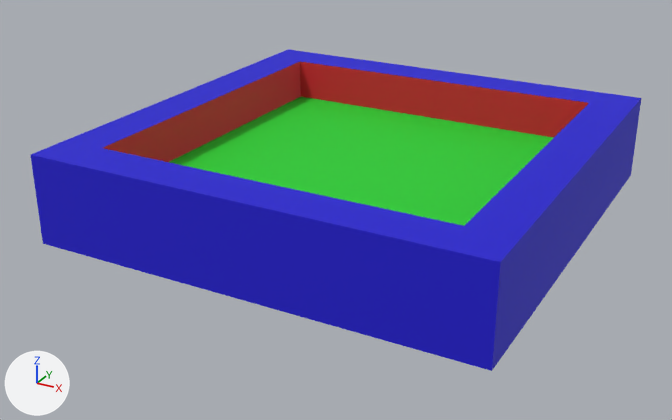
The OBJ model PA9/assets/newObjects/table.obj as it was, and as the next commit left it.
The view is the same before and after, from a camera (50 mm lens) standing at (9.01, -17.61, 7.57) and looking at (-0.32, -0.63, -0.91). Every picture has the same lights, and +X, +Y and +Z are marked at lower left. Where no turn or scale is listed for an object, it has been applied to the vertices.

The older version as bpy lines, for what is in view:
```python
me_cube = bpy.data.meshes.new('Cube')
me_cube.from_pydata(...)  # 16 vertices, 28 faces; spans x -5.0..5.0, y -5.0..5.0, z -1.0..1.0
# faces by material slot: [2, 2, 8, 16]
me_cube.materials.append(mat_material)  # light grey #d1d1d1
me_cube.materials.append(mat_material_001)  # green #20d12e
me_cube.materials.append(mat_material_002)  # red #d1232e
me_cube.materials.append(mat_material_003)  # blue #1b11d1
ob_cube = bpy.data.objects.new('Cube', me_cube)
ob_cube.location = (0.0, 0.0, 0.0)
```
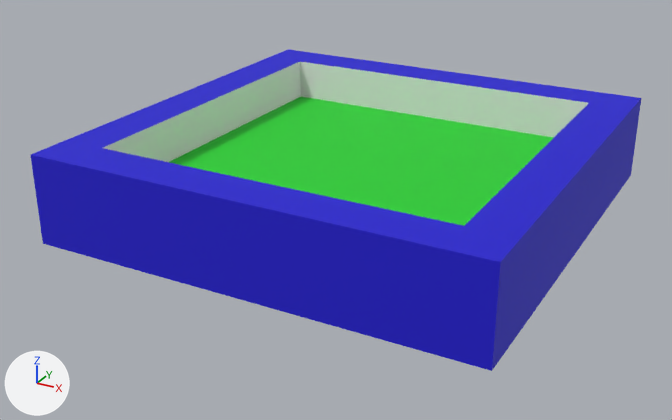
Location of each change, (x1, y1, x2, y2) in pixels of the pictures (672 x 420 px):
part 1 of me_cube, added
    after: (31, 49, 641, 371)

Patch to the scene script:
```diff
--- a/PA9/assets/newObjects/table.obj.py
+++ b/PA9/assets/newObjects/table.obj.py
@@ mat_material_004 @@
+mat_material_004 = principled_material('Material.004')
+mat_material_004.base_color = (0.8, 0.8, 0.8)  # white #e7e7e7
+mat_material_004.roughness = 1.0
@@ me_cube @@
 # used by ob_cube; location = (0.0, 0.0, 0.0)
-me_cube.from_pydata(...)  # 16 vertices, 28 faces; spans x -5.0..5.0, y -5.0..5.0, z -1.0..1.0
-me_cube.materials.append(mat_material)  # light grey #d1d1d1
+me_cube.from_pydata(...)  # 14338 vertices, 28672 faces; spans x -5.0..5.0, y -5.0..5.0, z -1.0..1.0
+# me_cube part 1: 14322 vertices added at x -5.0..5.0, y -5.0..5.0, z -1.0..1.0
 me_cube.materials.append(mat_material_001)
@@ me_cube @@
 me_cube.materials.append(mat_material_003)
+me_cube.materials.append(mat_material_004)  # white #e7e7e7
```
